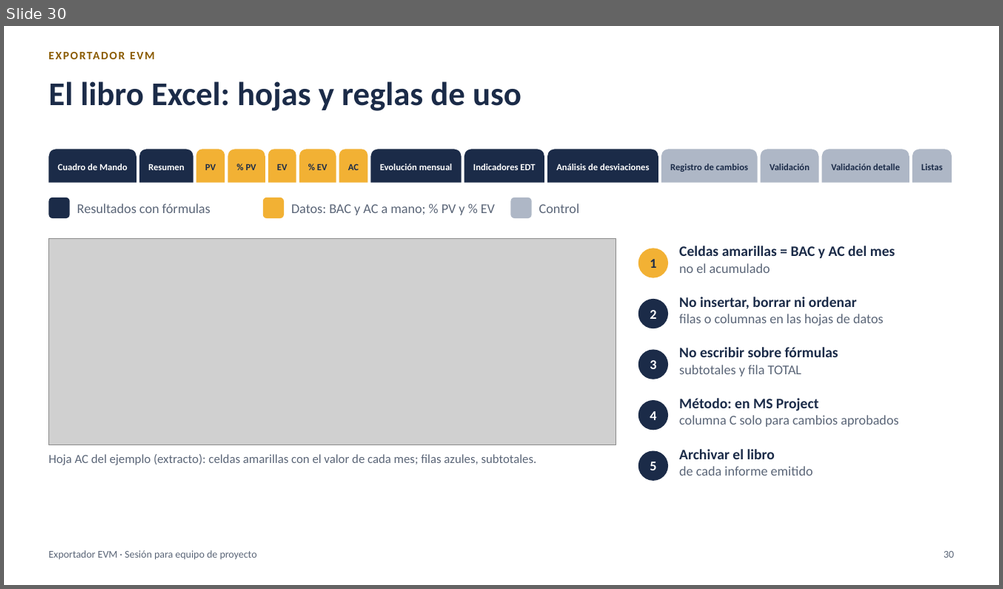
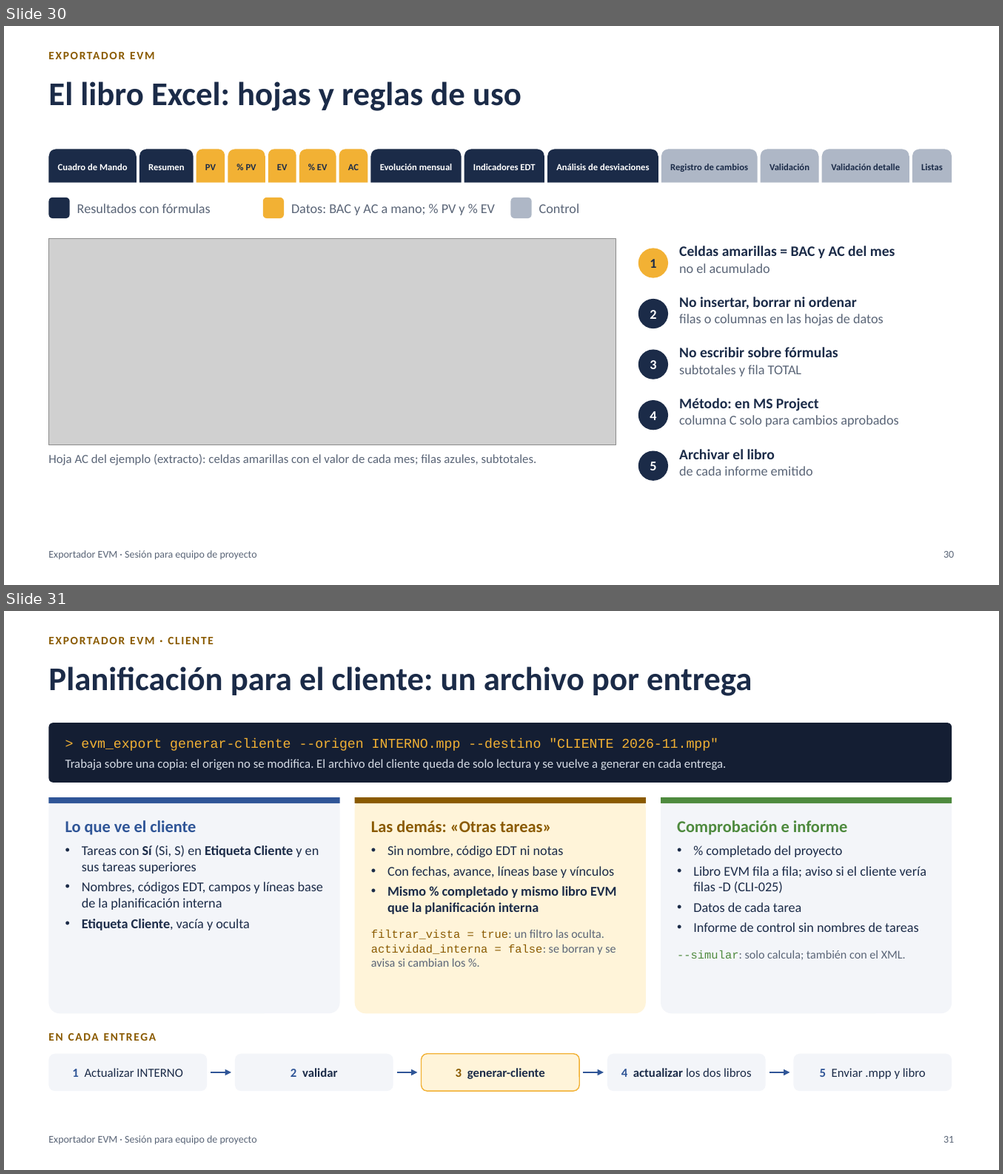
Before and after one commit to MarceloSalazar/evm-automation, a slide deck: docs/presentacion-jefes-de-proyecto.pptx. Shown one above the other, each under a label of ours: slide 30 before the commit, slides 30 and 31 after it. The pictures are 1003x589 and 1003x1174 pixels, drawn with LibreOffice and Linux fonts; fonts in the diff are those of the drawing; grey boxes stand for pictures. Boxes give left, top, right and bottom in pixels: in the first picture for what was removed or moved away, otherwise in the second. Text is boxed around its words. In the diff, an @@ line names an element or a change of style, - is before the commit and + after.

```diff
--- a/docs/presentacion-jefes-de-proyecto.pptx
+++ b/docs/presentacion-jefes-de-proyecto.pptx
@@ slide 31 added at bbox=[4, 611, 999, 1170], background #FFFFFF @@
@@ text added at bbox=[48, 633, 646, 655], 11 pt, text #8A5A00, bold @@
+EXPORTADOR EVM · CLIENTE
@@ title added at bbox=[48, 667, 751, 696], 32 pt, text #1B2B48, bold @@
+Planificación para el cliente: un archivo por entrega
@@ rounded rectangle added at bbox=[48, 723, 951, 783], fill #141E33 @@
@@ text added at bbox=[65, 738, 726, 770], 12 pt, text #D5DBE5 @@
+> evm_export generar-cliente --origen INTERNO.mpp --destino "CLIENTE 2026-11.mpp"
+Trabaja sobre una copia: el origen no se modifica. El archivo del cliente queda de solo lectura y se vuelve a generar en cada entrega.
@@ rounded rectangle added at bbox=[48, 797, 340, 1014], fill #F3F5F9 @@
@@ rectangle added at bbox=[48, 797, 340, 803], fill #2F5597 @@
@@ rounded rectangle added at bbox=[355, 797, 646, 1014], fill #FFF4D9 @@
@@ rectangle added at bbox=[355, 797, 646, 803], fill #8A5A00 @@
@@ rounded rectangle added at bbox=[660, 797, 951, 1014], fill #F3F5F9 @@
@@ rectangle added at bbox=[660, 797, 951, 803], fill #4E8A3E @@
@@ text added at bbox=[65, 820, 323, 931], 13 pt, text #1B2B48 @@
+Lo que ve el cliente
+• Tareas con Sí (Si, S) en Etiqueta Cliente y en sus tareas superiores
+• Nombres, códigos EDT, campos y líneas base de la planificación interna
+• Etiqueta Cliente, vacía y oculta
@@ text added at bbox=[371, 820, 617, 967], 13 pt, text #1B2B48 @@
+Las demás: «Otras tareas»
+• Sin nombre, código EDT ni notas
+• Con fechas, avance, líneas base y vínculos
+• Mismo % completado y mismo libro EVM que la planificación interna
+filtrar_vista = true: un filtro las oculta. actividad_interna = false: se borran y se avisa si cambian los %.
@@ text added at bbox=[677, 820, 926, 960], 13 pt, text #1B2B48 @@
+Comprobación e informe
+• % completado del proyecto
+• Libro EVM fila a fila; aviso si el cliente vería filas -D (CLI-025)
+• Datos de cada tarea
+• Informe de control sin nombres de tareas
+--simular: solo calcula; también con el XML.
@@ text added at bbox=[48, 1031, 496, 1051], 11 pt, text #8A5A00, bold @@
+EN CADA ENTREGA
@@ rounded rectangle added at bbox=[48, 1054, 207, 1091], fill #F3F5F9, 12 pt, text #1B2B48 @@
+1 Actualizar INTERNO
@@ rounded rectangle added at bbox=[236, 1054, 393, 1091], fill #F3F5F9, 12 pt, text #1B2B48, bold @@
+2 validar
@@ rounded rectangle added at bbox=[421, 1054, 579, 1091], fill #FFF4D9, outline #F2B134 1 pt, 12 pt, text #1B2B48, bold @@
+3 generar-cliente
@@ rounded rectangle added at bbox=[608, 1054, 765, 1091], fill #F3F5F9, 12 pt, text #1B2B48 @@
+4 actualizar los dos libros
@@ rounded rectangle added at bbox=[794, 1054, 951, 1091], fill #F3F5F9, 12 pt, text #1B2B48 @@
+5 Enviar .mpp y libro
@@ arrow added from (210, 1073) to (231, 1073), #2F5597 1.5 pt @@
@@ arrow added from (396, 1073) to (418, 1073), #2F5597 1.5 pt @@
@@ arrow added from (583, 1073) to (604, 1073), #2F5597 1.5 pt @@
@@ arrow added from (769, 1073) to (790, 1073), #2F5597 1.5 pt @@
@@ text added at bbox=[48, 1136, 257, 1145], 10 pt, text #5A6577 @@
+Exportador EVM · Sesión para equipo de proyecto
@@ page number added at bbox=[943, 1136, 953, 1143], 10 pt, text #5A6577 @@
+31
```
Also in this commit, not shown: 10 other files.
